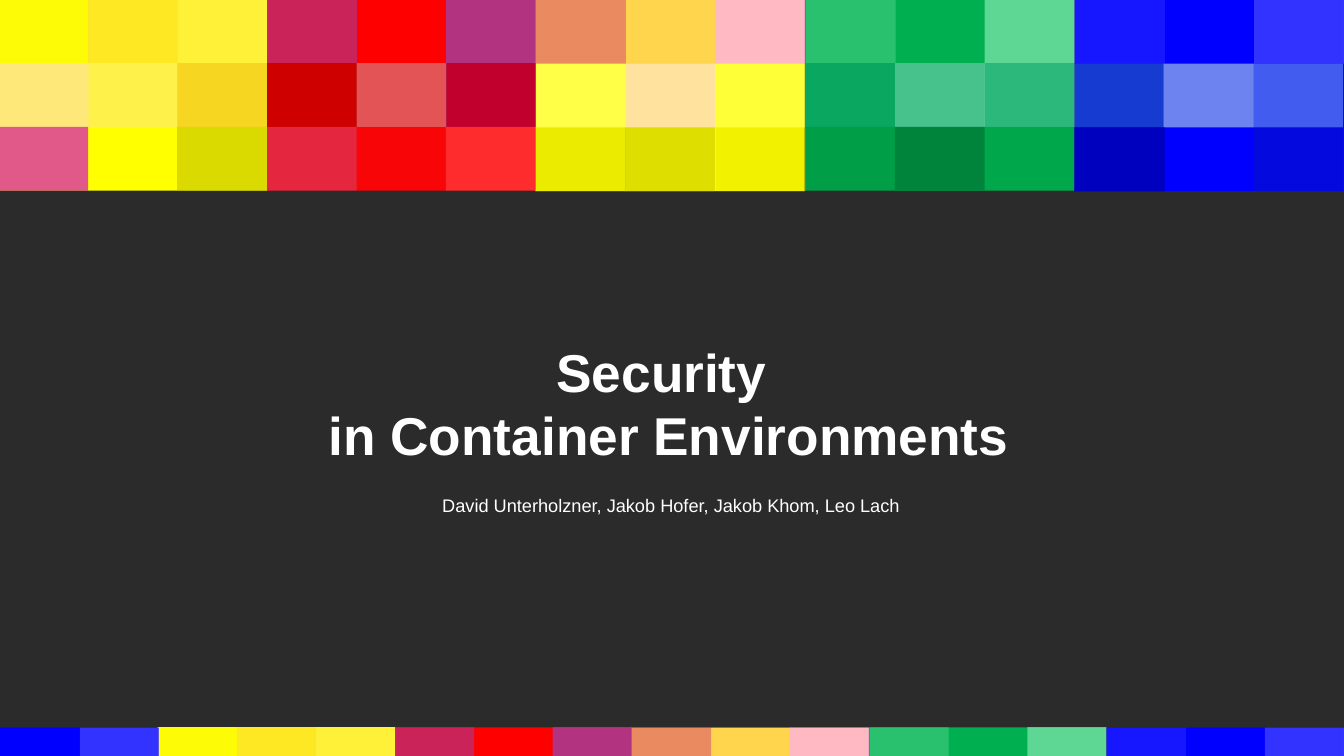
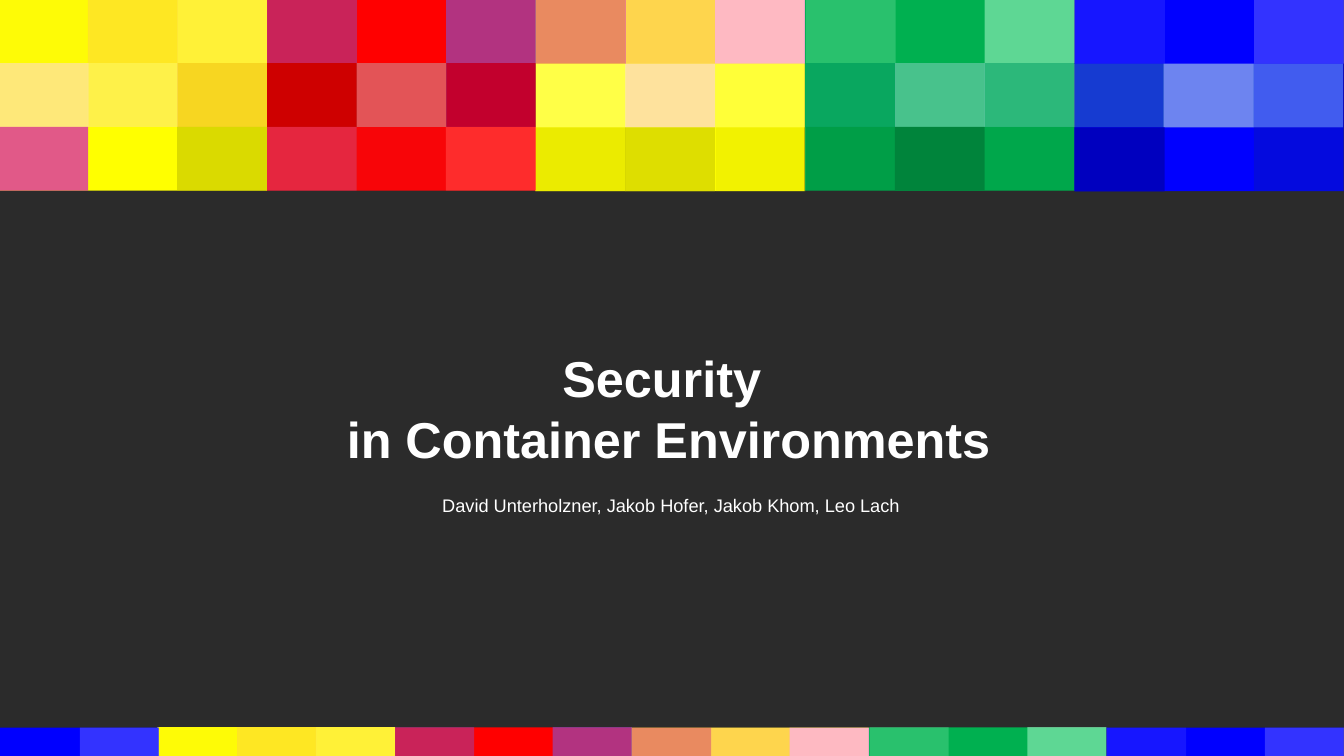
Before and after one commit to davunt01/CSaN-Container-Security, a slide deck: slide 1 of Presentation1.pptx. Drawn at 1344x756 pixels with LibreOffice and Linux fonts; fonts in the diff are those of the drawing; background and template pictures are left out; a plain dark background stands for a picture behind light text. Boxes give left, top, right and bottom in pixels: in the first picture for what was removed or moved away, otherwise in the second. Text is boxed around its words. In the diff, an @@ line names an element or a change of style, - is before the commit and + after.

```diff
--- a/Presentation1.pptx
+++ b/Presentation1.pptx
@@ title "Security in Container Environments" at <box>347,360,990,459</box>: size 38 to 36 pt; line spacing 0.99 to 1 @@
```
Also in this commit, not shown: 2 other slides changed, 4 slides added.
